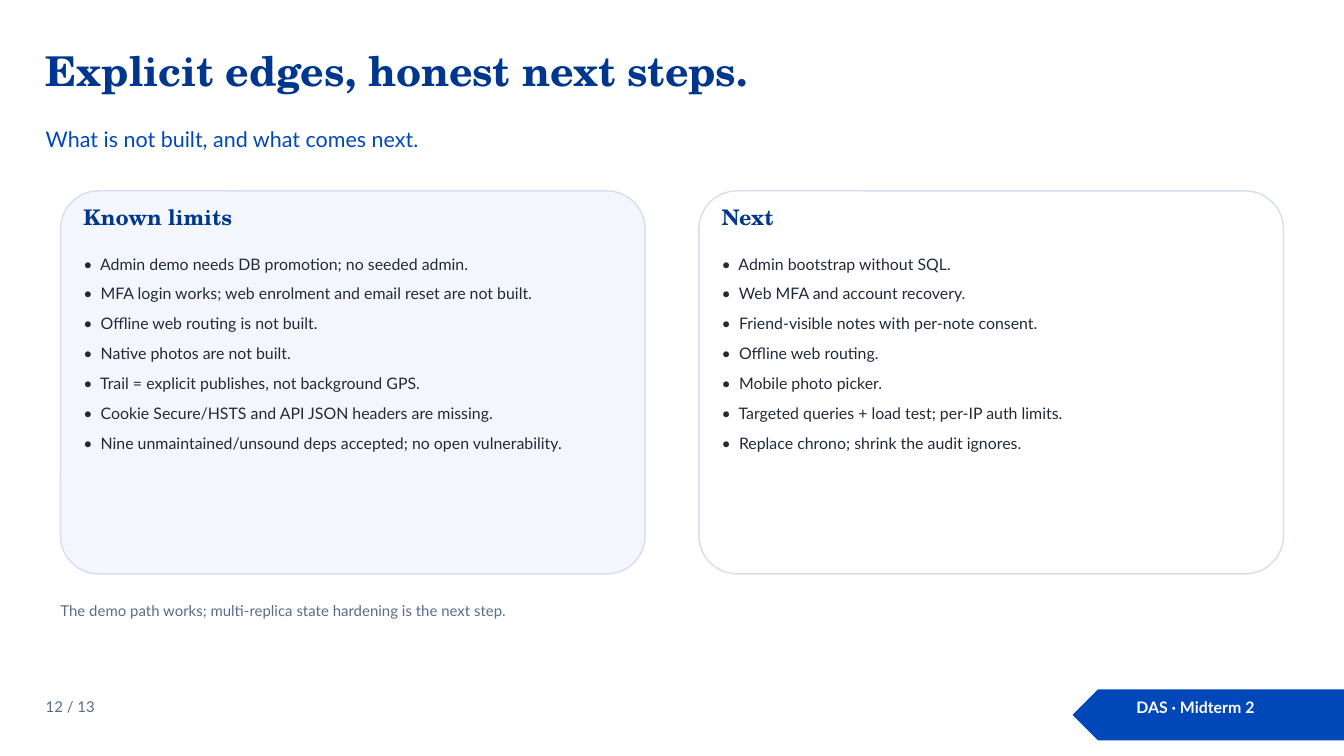
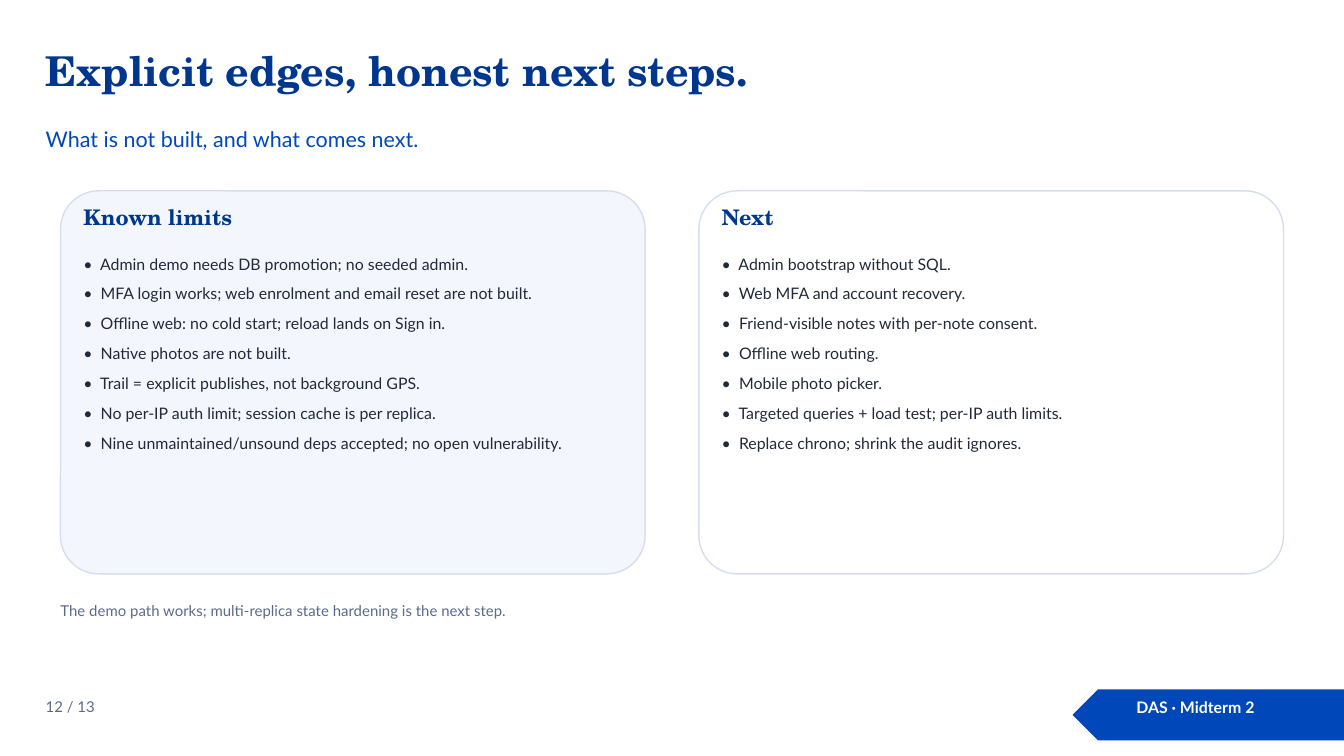
Before and after one commit to Prince-of-Nothing/Pinpoint, a slide deck: slide 12 of docs/midterm2/Pinpoint-DAS.pptx. Drawn at 1344x756 pixels with LibreOffice and Linux fonts; fonts in the diff are those of the drawing. Boxes give left, top, right and bottom in pixels: in the first picture for what was removed or moved away, otherwise in the second. Text is boxed around its words. In the diff, an @@ line names an element or a change of style, - is before the commit and + after.

Commit message:
[FIX] finalize: emergency consent, security headers and native Today (#110)
* [FIX] server: keep paused shares paused during an emergency

* [FIX] security: Secure cookie on HTTPS, HSTS and API headers

* [FIX] native: surface Today errors and keep refreshes independent

* [DOCS] midterm 2: align security, emergency and offline claims

* [DOCS] das: correct route, expiry and security claims

* [DOCS] finalize: refresh report and deck PDFs, changelog

```diff
--- a/docs/midterm2/Pinpoint-DAS.pptx
+++ b/docs/midterm2/Pinpoint-DAS.pptx
@@ text at (x1=101, y1=317, x2=445, y2=332): text changed @@
-• Offline web routing is not built.
+• Offline web: no cold start; reload lands on Sign in.
@@ text at (x1=101, y1=407, x2=436, y2=422): text changed @@
-• Cookie Secure/HSTS and API JSON headers are missing.
+• No per-IP auth limit; session cache is per replica.
```
Also in this commit, not shown: 6 other slides changed, 15 other files.
